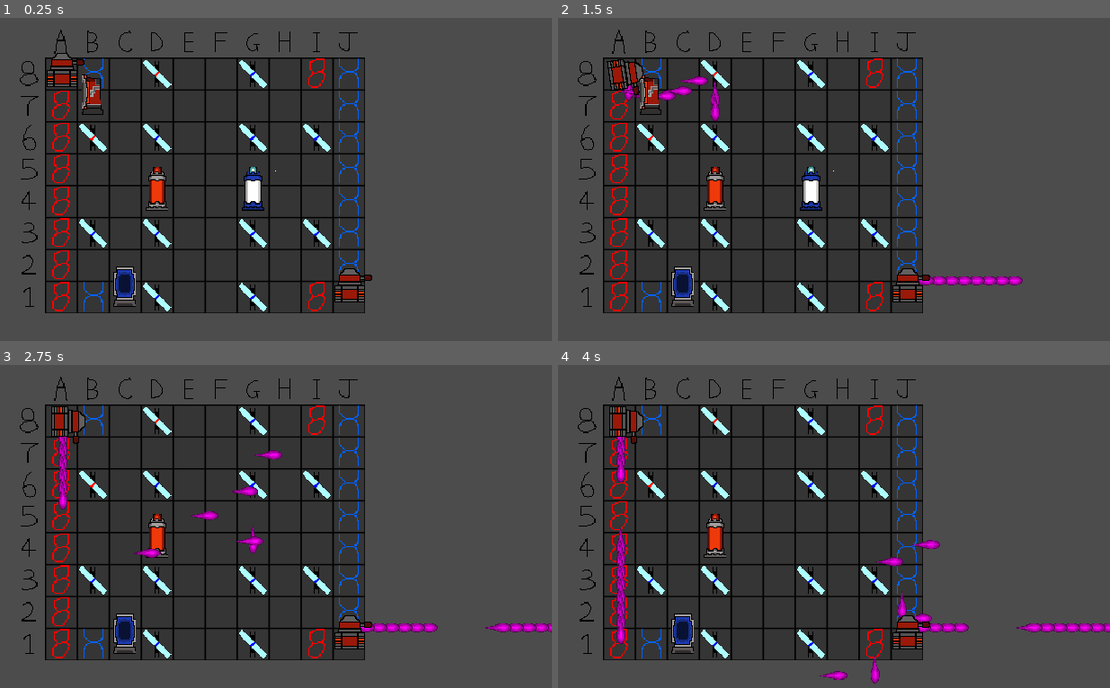
Above: before the commit, frames 1-4 (two rows, left to right).
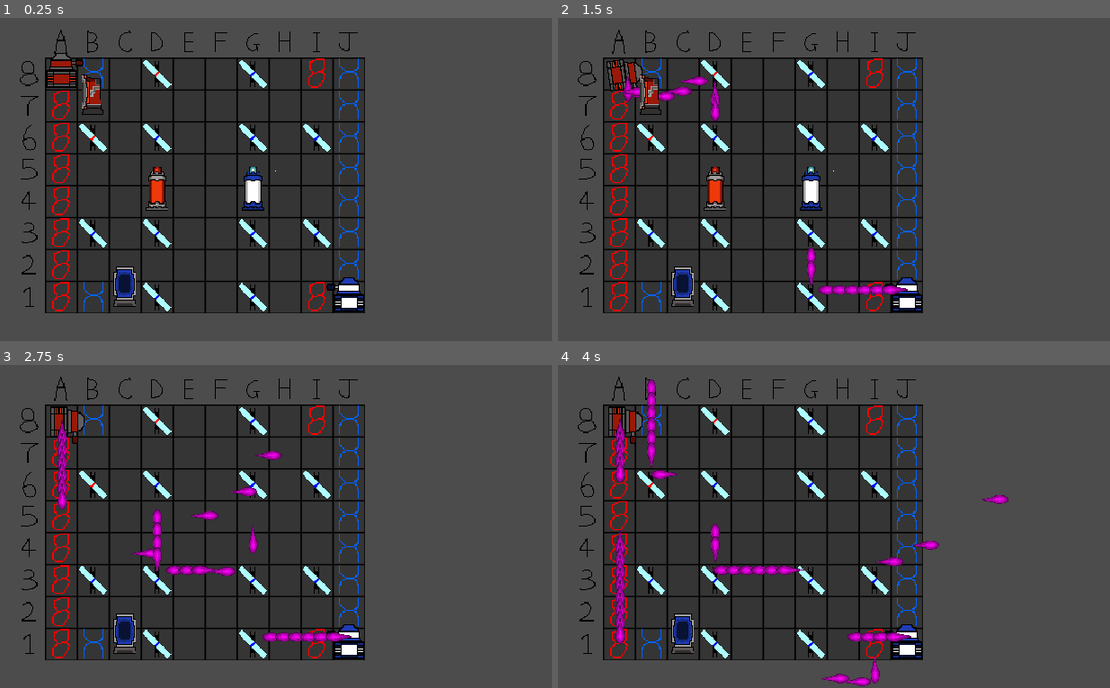
Above: after the commit, the same moments.

Repository: WhatDoor/LaserChess
Game: Godot game, scene res://Game.tscn
The game is run twice, just before and just after one commit, with the same random seed, the same clock (stepped at 60 frames per second) and the same inputs.
Inputs (mouse positions are in pixels of both pictures, inside the frame that each line leads up to):
- Up to frame 1 (0.25 s): no input
- Up to frame 2 (1.5 s): tap Enter at 0.5 s; move the mouse to (618, 72) at 0.52 s; hold Space (End_Turn) 0.53-1.28 s; click (618, 72) at 0.67 s; move the mouse to (618, 105) at 1.27 s; tap Space (End_Turn) at 1.35 s; click (618, 105) at 1.42 s
- Up to frame 3 (2.75 s): move the mouse to (60, 484) at 2.02 s; hold Space (End_Turn) from 2.03 s (still down); click (60, 484) at 2.17 s
- Up to frame 4 (4 s): move the mouse to (618, 516) at 2.77 s; release Space (End_Turn) at 2.78 s; tap Space (End_Turn) at 2.85 s; click (618, 516) at 2.92 s; move the mouse to (618, 549) at 3.52 s; hold Space (End_Turn) from 3.53 s (still down); click (618, 549) at 3.67 s

The runs differ from the first frame. In frame 1, 0.8% of the frame differs, in the area x 8-68%, y 10-92%; in frame 2, 1.9%; in frame 3, 2.9%; in frame 4, 3.9%, in the area x 9-100%, y 4-100%.

Commit message:
blue laser implemented

Diff:
--- a/Game.gd
+++ b/Game.gd
@@ -37,7 +37,7 @@
 	click_piece.make_swappable(false)
 
 func _on_board_clicked(square, square_indexes):
-	print(square.name, " clicked")
+	#print(square.name, " clicked")
 
 	#If a piece has been selected and a highlighted square is chosen, then move the piece to that square
 	if currently_selected_piece != null and square_exists_in(currently_selected_squares, square):
--- a/Game.tscn
+++ b/Game.tscn
@@ -101,11 +101,26 @@
 board_coords = "G8"
 team_colour = 2
 
-[node name="RedLaser" parent="." instance=ExtResource( 3 )]
-position = Vector2( -8, -8 )
+[node name="RedLaser" parent="Board_Objects" instance=ExtResource( 3 )]
+position = Vector2( -8.37603, -7.81199 )
 fire_rate = 0.1
 
-[node name="BlueLaser" parent="." instance=ExtResource( 3 )]
-position = Vector2( 152, 112 )
+[node name="BlueLaserSprite" parent="Board_Objects/RedLaser" index="2"]
+visible = false
+
+[node name="BlueLaser" parent="Board_Objects" instance=ExtResource( 3 )]
+position = Vector2( 151.643, 117.179 )
+team_colour = 1
 fire_rate = 0.1
+
+[node name="RedLaserSprite" parent="Board_Objects/BlueLaser" index="1"]
+visible = false
+
+[node name="ClickBox" parent="Board_Objects/BlueLaser" index="3"]
+position = Vector2( -1.69278, 1.23111 )
+scale = Vector2( 0.8, 1 )
 [connection signal="board_clicked" from="Board" to="." method="_on_board_clicked"]
+
+[editable path="Board_Objects/RedLaser"]
+
+[editable path="Board_Objects/BlueLaser"]
--- a/LaserResources/Laser.gd
+++ b/LaserResources/Laser.gd
@@ -2,14 +2,22 @@
 
 enum {
 	DOWN,
-	RIGHT
+	RIGHT,
+	LEFT,
+	UP
 }
 
-var state = RIGHT
+enum team_colours {
+	RED,
+	BLUE
+}
+
+export(team_colours) var team_colour
 
 export var fire_rate = 0.5
 var can_fire = true
 
+var state
 var CENTRE_OFFSET = 12
 var VERTICAL_OFFSET = Vector2(0,-6.7)
 
@@ -17,15 +25,26 @@
 
 onready var animationPlayer = $AnimationPlayer
 
+func _ready():
+	if team_colour == team_colours.RED:
+		state = RIGHT
+	elif team_colour == team_colours.BLUE:
+		state = LEFT
 
 func animate():
 	match state:
 		DOWN:
-			animationPlayer.play("SwingRight")
+			animationPlayer.play("SwingToRightFromDown")
 			state = RIGHT
 		RIGHT:
-			animationPlayer.play("SwingDown")
+			animationPlayer.play("SwingToDownFromRight")
 			state = DOWN
+		LEFT:
+			animationPlayer.play("SwingToUpFromLeft")
+			state = UP
+		UP:
+			animationPlayer.play("SwingToLeftFromUp")
+			state = LEFT
 
 func _process(delta):
 	if Input.is_action_pressed("End_Turn") and can_fire:
@@ -36,10 +55,16 @@
 		#print("this position is ", get_global_position())
 		#print("fire point position is ", $FirePoint.get_global_position())
 		print(name, " ", rotation_degrees)
-		var rot = deg2rad(rotation_degrees - 90)
+
+		var rot
+		if team_colour == team_colours.RED:
+			rot = deg2rad(rotation_degrees - 90)
+		elif team_colour == team_colours.BLUE:
+			rot = deg2rad(rotation_degrees + 90)
+
 		blast.fire(Vector2(-sin(rot), cos(rot)))
 
-		get_parent().get_node("Board_Objects").add_child(blast)
+		get_parent().add_child(blast)
 
 		can_fire = false
 		yield(get_tree().create_timer(fire_rate), "timeout")
--- a/LaserResources/Laser.tscn
+++ b/LaserResources/Laser.tscn
@@ -6,7 +6,7 @@
 [ext_resource path="res://LaserResources/newBlueLaserLeft.png" type="Texture" id=5]
 
 [sub_resource type="Animation" id=1]
-resource_name = "SwingDown"
+resource_name = "SwingToDownFromRight"
 length = 0.9
 tracks/0/type = "value"
 tracks/0/path = NodePath(".:rotation_degrees")
@@ -22,7 +22,7 @@
 }
 
 [sub_resource type="Animation" id=2]
-resource_name = "SwingRight"
+resource_name = "SwingToLeftFromUp"
 length = 0.9
 tracks/0/type = "value"
 tracks/0/path = NodePath(".:rotation_degrees")
@@ -37,7 +37,38 @@
 "values": [ 90.0, 0.0 ]
 }
 
-[sub_resource type="RectangleShape2D" id=3]
+[sub_resource type="Animation" id=3]
+length = 0.9
+tracks/0/type = "value"
+tracks/0/path = NodePath(".:rotation_degrees")
+tracks/0/interp = 1
+tracks/0/loop_wrap = true
+tracks/0/imported = false
+tracks/0/enabled = true
+tracks/0/keys = {
+"times": PoolRealArray( 0, 0.9 ),
+"transitions": PoolRealArray( 1, 1 ),
+"update": 0,
+"values": [ 90.0, 0.0 ]
+}
+
+[sub_resource type="Animation" id=4]
+resource_name = "SwingToUpFromLeft"
+length = 0.9
+tracks/0/type = "value"
+tracks/0/path = NodePath(".:rotation_degrees")
+tracks/0/interp = 1
+tracks/0/loop_wrap = true
+tracks/0/imported = false
+tracks/0/enabled = true
+tracks/0/keys = {
+"times": PoolRealArray( 0, 0.9 ),
+"transitions": PoolRealArray( 1, 1 ),
+"update": 0,
+"values": [ 0.0, 90.0 ]
+}
+
+[sub_resource type="RectangleShape2D" id=5]
 extents = Vector2( 10.6488, 10.5399 )
 
 [node name="Laser" type="Node2D"]
@@ -47,8 +78,10 @@
 }
 
 [node name="AnimationPlayer" type="AnimationPlayer" parent="."]
-anims/SwingDown = SubResource( 1 )
-anims/SwingRight = SubResource( 2 )
+anims/SwingToDownFromRight = SubResource( 1 )
+anims/SwingToLeftFromUp = SubResource( 2 )
+anims/SwingToRightFromDown = SubResource( 3 )
+anims/SwingToUpFromLeft = SubResource( 4 )
 
 [node name="RedLaserSprite" type="Sprite" parent="."]
 scale = Vector2( 0.3, 0.3 )
@@ -57,7 +90,6 @@
 flip_h = true
 
 [node name="BlueLaserSprite" type="Sprite" parent="."]
-visible = false
 position = Vector2( -0.547153, -6.53761 )
 scale = Vector2( 0.3, 0.3 )
 texture = ExtResource( 5 )
Not shown: 2 places in LaserResources/Laser.tscn that only renumber resources
